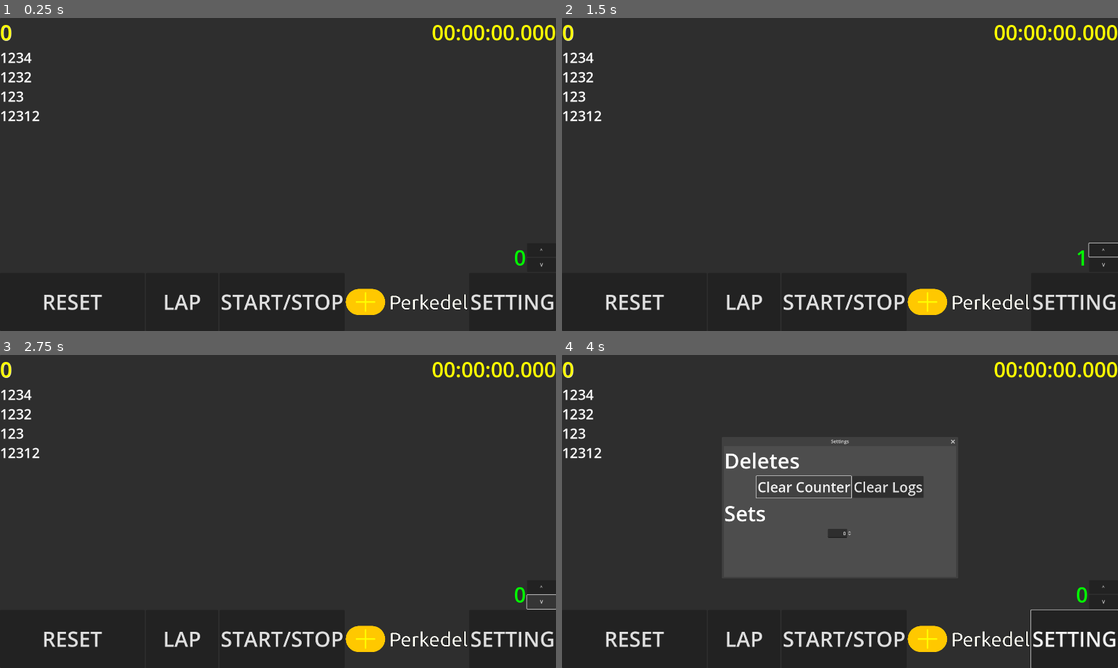
Above: before the commit, frames 1-4 (two rows, left to right).
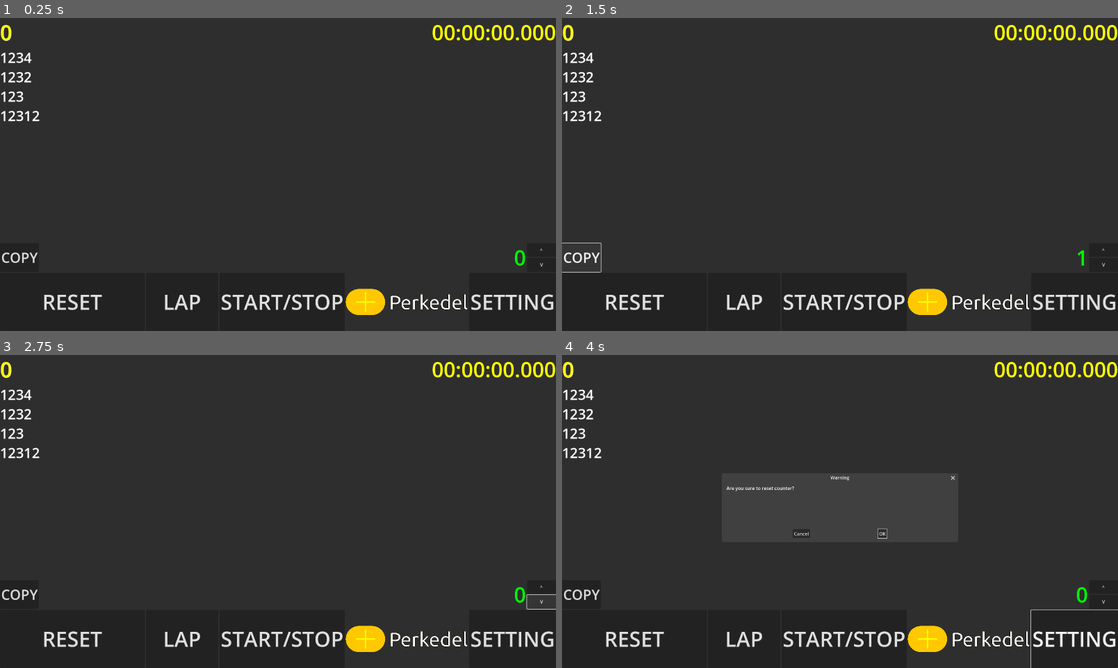
Above: after the commit, the same moments.

Repository: Perkedel/IdiotStopwatch
Game: Godot game, scene res://GameDVDCardtridge/IdiotStopwatch/idiot_stopwatch.tscn
Same seed, same stepped clock (60 frames per second), same inputs: the game is played once before the commit and once after it.
Inputs (mouse positions are in pixels of both pictures, inside the frame that each line leads up to):
- Up to frame 1 (0.25 s): no input
- Up to frame 2 (1.5 s): click "^" at 0.5 s; click (578, 259) at 1.25 s, where only the run after the commit has a clickable "COPY"
- Up to frame 3 (2.75 s): click "V" at 2 s
- Up to frame 4 (4 s): click "SETTING" at 2.75 s; click "Clear Counter" at 3.5 s

The runs differ from the first frame. In frame 1, less than 0.1% of the frame differs, in the area x 0-7%, y 74-79%; in frame 2, 0.2%; in frame 3, less than 0.1%; in frame 4, 9.3%, in the area x 0-71%, y 26-79%.

Commit message:
ehyo
earlky

Diff:
--- a/GameDVDCardtridge/IdiotStopwatch/idiot_stopwatch.gd
+++ b/GameDVDCardtridge/IdiotStopwatch/idiot_stopwatch.gd
@@ -1,4 +1,6 @@
 extends Node
+
+const version:String = '2024.01'
 
 @onready var timerDisplaySec:Label = $Control/VBoxContainer/Timering/TimerDisplaySec
 @onready var timerDisplayFormat:Label = $Control/VBoxContainer/Timering/TimerDisplayFormat
@@ -10,6 +12,7 @@
 @onready var beepSpeaker:AudioStreamPlayer = $Beeper
 @onready var backPanel:Panel = $Control/Bgron
 @onready var settingWindow:Window = $Control/SettingWindow
+@onready var confirmWindow:ConfirmationDialog = $Control/AreYouSure
 @onready var settingContent:IdiotStopWatchSetting = $Control/SettingWindow/IdiotStopwatchSetting
 @onready var beepSound:AudioStream = preload("res://GameDVDCardtridge/IdiotStopwatch/do-amarac.ogg")
 
@@ -26,6 +29,7 @@
 	logs = [0,0,0],
 	counter = 0,
 }
+var dialogDoThe:String = ''
 
 var timerLogs:PackedFloat64Array = [0,0,0]
 
@@ -142,6 +146,26 @@
 		pass
 	pass
 
+func getDocument()->String:
+	var toBeCopied:String = ''
+	toBeCopied += '# Idiot Stopwatch v'+version+"\n\n"
+	toBeCopied += 'Counter = **'+String.num_int64(countingNumber)+"** \n"
+	toBeCopied += 'Last Timer = '+String.num(timering)+' ('+toTimeFormat(timering)+')\n\n'
+	toBeCopied += '(c) Perkedel Technologies  \nhttps://github.com/Perkedel/IdiotStopwatch\n\n'
+	toBeCopied += '## Logs\n\n'
+	toBeCopied += '| Seconds | HH:MM::SS.MMM |\n'
+	toBeCopied += '| --- | --- |\n'
+	var logsing:String = ''
+	for i in range(0,timerLogs.size()):
+		logsing += '| '+String.num(timerLogs[i])+' | '+toTimeFormat(timerLogs[i])+' |\n'
+		pass
+	toBeCopied += logsing
+	return toBeCopied
+
+func copyEverything():
+	DisplayServer.clipboard_set(getDocument())
+	pass
+
 func refreshLogDisplay():
 	"""
 	https://docs.godotengine.org/en/4.1/tutorials/ui/bbcode_in_richtextlabel.html
@@ -156,6 +180,41 @@
 		pass
 	pass
 
+func confirmReset(the:String):
+	setTimer(false)
+	dialogDoThe = the
+	closeSettingWindow()
+	confirmWindow.dialog_text = 'Are you sure to reset ' + the + '?'
+	confirmWindow.popup_centered()
+	pass
+
+func respondReset(whichIs:StringName):
+	setTimer(false)
+	match(whichIs):
+		'cancel':
+			pass
+		'yes':
+			resetDo(dialogDoThe)
+			pass
+		_:
+			pass
+	dialogDoThe = ''
+	confirmWindow.hide()
+
+func resetDo(the:String):
+	match(the):
+		'counter':
+			countingNumber = 0
+			pass
+		'logs':
+			timerLogs = [0,0,0]
+			refreshLogDisplay()
+			pass
+		_:
+			pass
+	save()
+	pass
+
 func logTimer():
 	timerLogs.insert(0,timering)
 	refreshLogDisplay()
@@ -171,17 +230,18 @@
 	pass
 
 func openSettingWindow():
-	print('windowwwww')
+	print('Setting')
+	setTimer(false)
 	settingContent.setBufferCounter(countingNumber)
 	settingWindow.popup_centered()
 	pass
 
 func closeSettingWindow():
 	settingWindow.hide()
-	pass
-
-func toggleTimer():
-	started = not started
+	setTimer(false)
+	pass
+
+func _timerCondition():
 	if started:
 		startButton.add_theme_stylebox_override("normal",startedButtonStyle)
 		startButton.add_theme_stylebox_override("hover",startedButtonStyleHover)
@@ -193,12 +253,23 @@
 	save()
 	pass
 
+func setTimer(to:bool):
+	started = to
+	_timerCondition()
+
+func toggleTimer():
+	started = not started
+	_timerCondition()
+	pass
+
 func addCounter():
 	countingNumber+=1
+	save()
 	pass
 
 func decreaseCounter():
 	countingNumber-=1
+	save()
 	pass
 
 func setCounter(to:int):
@@ -244,3 +315,28 @@
 func _on_setting_window_close_requested():
 	closeSettingWindow()
 	pass # Replace with function body.
+
+
+func _on_idiot_stopwatch_setting_offer_reset(the):
+	confirmReset(the)
+	pass # Replace with function body.
+
+
+func _on_are_you_sure_canceled():
+	respondReset('cancel')
+	pass # Replace with function body.
+
+
+func _on_are_you_sure_confirmed():
+	respondReset('yes')
+	pass # Replace with function body.
+
+
+func _on_are_you_sure_custom_action(action):
+	respondReset(action)
+	pass # Replace with function body.
+
+
+func _on_copy_now_pressed():
+	copyEverything()
+	pass # Replace with function body.
--- a/GameDVDCardtridge/IdiotStopwatch/idiot_stopwatch.tscn
+++ b/GameDVDCardtridge/IdiotStopwatch/idiot_stopwatch.tscn
@@ -111,6 +111,11 @@
 layout_mode = 2
 alignment = 2
 
+[node name="CopyNow" type="Button" parent="Control/VBoxContainer/HBoxContainer"]
+layout_mode = 2
+theme_override_font_sizes/font_size = 48
+text = "COPY"
+
 [node name="Counter" type="Label" parent="Control/VBoxContainer/HBoxContainer"]
 layout_mode = 2
 size_flags_horizontal = 3
@@ -185,7 +190,6 @@
 visible = false
 transient = true
 exclusive = true
-popup_window = true
 
 [node name="IdiotStopwatchSetting" parent="Control/SettingWindow" instance=ExtResource("2_47uch")]
 
@@ -198,6 +202,7 @@
 [node name="Beeper" type="AudioStreamPlayer" parent="."]
 stream = ExtResource("2_7m24n")
 
+[connection signal="pressed" from="Control/VBoxContainer/HBoxContainer/CopyNow" to="." method="_on_copy_now_pressed"]
 [connection signal="pressed" from="Control/VBoxContainer/HBoxContainer/Adjust/Add" to="." method="_on_add_pressed"]
 [connection signal="pressed" from="Control/VBoxContainer/HBoxContainer/Adjust/Decrease" to="." method="_on_decrease_pressed"]
 [connection signal="pressed" from="Control/VBoxContainer/Buttons/Reseter" to="." method="_on_reseter_pressed"]
@@ -206,3 +211,7 @@
 [connection signal="pressed" from="Control/VBoxContainer/Buttons/Settinger" to="." method="_on_settinger_pressed"]
 [connection signal="close_requested" from="Control/SettingWindow" to="." method="_on_setting_window_close_requested"]
 [connection signal="changeCounter" from="Control/SettingWindow/IdiotStopwatchSetting" to="." method="_on_idiot_stopwatch_setting_change_counter"]
+[connection signal="offerReset" from="Control/SettingWindow/IdiotStopwatchSetting" to="." method="_on_idiot_stopwatch_setting_offer_reset"]
+[connection signal="canceled" from="Control/AreYouSure" to="." method="_on_are_you_sure_canceled"]
+[connection signal="confirmed" from="Control/AreYouSure" to="." method="_on_are_you_sure_confirmed"]
+[connection signal="custom_action" from="Control/AreYouSure" to="." method="_on_are_you_sure_custom_action"]
--- a/GameDVDCardtridge/IdiotStopwatch/menu/idiot_stopwatch_setting.gd
+++ b/GameDVDCardtridge/IdiotStopwatch/menu/idiot_stopwatch_setting.gd
@@ -8,6 +8,7 @@
 @onready var counterSpin:SpinBox = $VBoxContainer/SetBar/CounterSpinBox
 
 signal changeCounter(to)
+signal offerReset(the)
 
 # Called when the node enters the scene tree for the first time.
 func _ready():
@@ -36,3 +37,13 @@
 		emit_signal("changeCounter",value)
 		pass
 	pass # Replace with function body.
+
+
+func _on_clear_counter_pressed():
+	emit_signal("offerReset",'counter')
+	pass # Replace with function body.
+
+
+func _on_clear_log_pressed():
+	emit_signal('offerReset','logs')
+	pass # Replace with function body.
--- a/GameDVDCardtridge/IdiotStopwatch/menu/idiot_stopwatch_setting.tscn
+++ b/GameDVDCardtridge/IdiotStopwatch/menu/idiot_stopwatch_setting.tscn
@@ -47,8 +47,15 @@
 layout_mode = 2
 alignment = 1
 
+[node name="LabelCounterSpinBox" type="Label" parent="VBoxContainer/SetBar"]
+layout_mode = 2
+theme_override_font_sizes/font_size = 48
+text = "Set Counter Number:"
+
 [node name="CounterSpinBox" type="SpinBox" parent="VBoxContainer/SetBar"]
 layout_mode = 2
 alignment = 2
 
+[connection signal="pressed" from="VBoxContainer/ResetBar/ClearCounter" to="." method="_on_clear_counter_pressed"]
+[connection signal="pressed" from="VBoxContainer/ResetBar/ClearLog" to="." method="_on_clear_log_pressed"]
 [connection signal="value_changed" from="VBoxContainer/SetBar/CounterSpinBox" to="." method="_on_spin_box_value_changed"]
--- a/project.godot
+++ b/project.godot
@@ -11,16 +11,24 @@
 [application]
 
 config/name="Idiot Stopwatch"
+config/description="Special case Stopwatch"
 run/main_scene="res://GameDVDCardtridge/IdiotStopwatch/idiot_stopwatch.tscn"
 config/use_custom_user_dir=true
 config/custom_user_dir_name="Perkedel Technologies/IdiotStopwatch"
 config/features=PackedStringArray("4.1", "Forward Plus")
+boot_splash/bg_color=Color(0.0823529, 0.0823529, 0.0823529, 1)
+boot_splash/image="res://GameDVDCardtridge/IdiotStopwatch/sprites/HexagonEngineBootSplash-PoliticalManeuver.png"
 config/icon="res://icon.svg"
 
 [display]
 
 window/size/viewport_width=1920
 window/size/viewport_height=1080
+window/subwindows/embed_subwindows=false
 window/stretch/mode="viewport"
 window/stretch/aspect="expand"
 window/vsync/vsync_mode=3
+
+[rendering]
+
+textures/vram_compression/import_etc2_astc=true
Binary file added: GameDVDCardtridge/IdiotStopwatch/sprites/HexagonEngineBootSplash-PoliticalManeuver.png
Not shown, added: GameDVDCardtridge/IdiotStopwatch/sprites/HexagonEngineBootSplash-PoliticalManeuver.png.import
